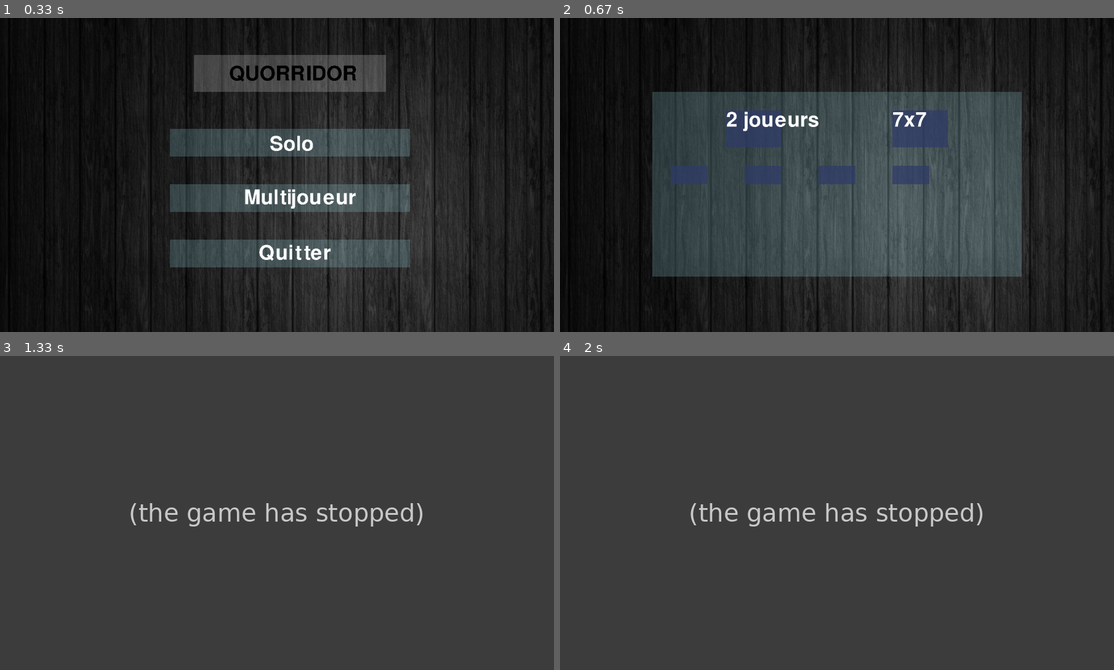
Above: before the commit, frames 1-4 (two rows, left to right).
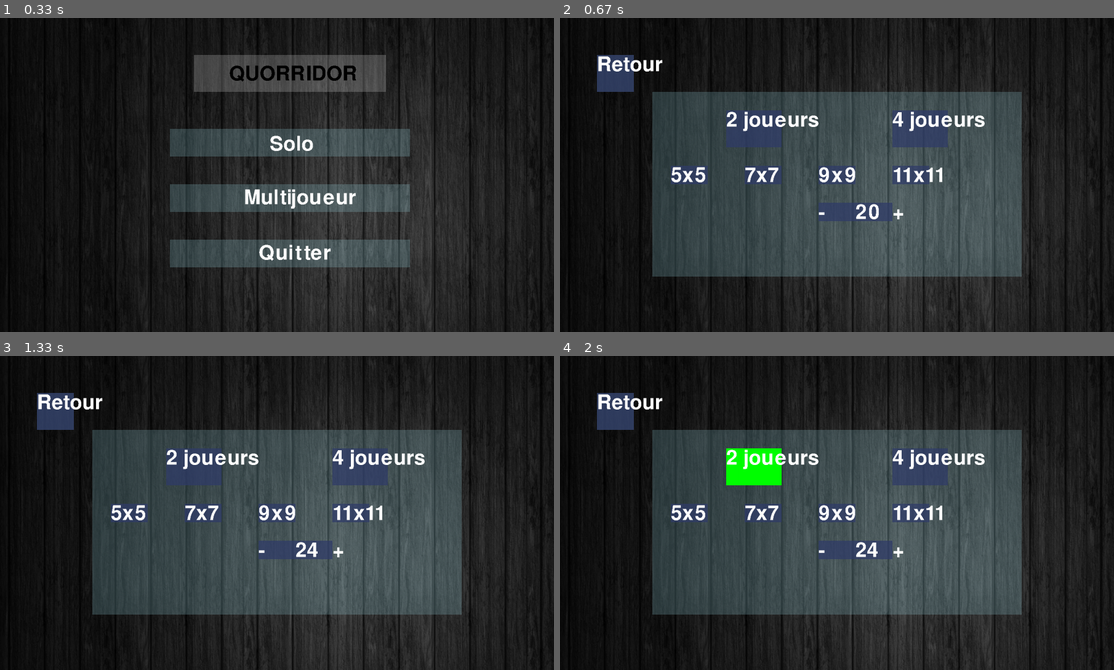
Above: after the commit, the same moments.

Repository: StaZyXx/ProjetFin1erAnnee
Game: pygame game, started from view_rework.py
The game is run twice, just before and just after one commit, with the same random seed, the same clock (stepped at 60 frames per second) and the same inputs.
Inputs (mouse positions are in pixels of both pictures, inside the frame that each line leads up to):
- Up to frame 1 (0.33 s): no input
- Up to frame 2 (0.67 s): click (842, 137) at 0.38 s
- Up to frame 3 (1.33 s): click (337, 550) at 1 s, where only the run after the commit has a clickable "+"
- Up to frame 4 (2 s): click "2 joueurs" at 1.58 s

Frame 1 is identical in both runs. In frame 2, 2.3% of the frame differs, in the area x 6-77%, y 11-65%; in frame 3, 68%, in the area x 0-100%, y 0-100%; in frame 4, 68%.
Error before the commit: AttributeError: 'View' object has no attribute '_View__get_nbr_player2' (view_rework.py line...; the game stopped at 1 s (later frames are placeholders)

Commit message:
parameter menu suite

Diff:
--- a/view_rework.py
+++ b/view_rework.py
@@ -1,7 +1,5 @@
 import pygame
 from pygame.locals import *
-
-import time
 
 
 class View:
@@ -13,9 +11,21 @@
         self.__DARK_BLUE = (57, 73, 116, 200)
         self.__GREEN = (0, 255, 0)
 
+        pygame.init()
+        self.__font = pygame.font.SysFont('./fonts/Carme.ttf', 80, bold=False)
+        pygame.display.set_caption("Quorridor")  # Nom de la fenêtre
+        self.__screen = pygame.display.set_mode((1500, 850))  # Définit la taille de la fenetre
+        self.__background = pygame.image.load("./assets/background.jpg").convert()  # Charge l'image
+
+        self.__size = (1500, 850)
+        self.__blue_image = pygame.Surface(self.__size, pygame.SRCALPHA)
+
+
+        self.boucle_home_page()
+
+    def boucle_home_page(self):
         self.home_page()
-
-        self.__button1 = 1
+        self.__running = True
         # Boucle du jeu
         while self.__running:
             for event in pygame.event.get():  # récupérer un event
@@ -29,22 +39,56 @@
                         self.__running = False
                         self.__mode = "solo"
                     elif self.__get_multiplayer.collidepoint(self.__cursor_pos):
-                        if self.__button1 == 1:
-                            print("multiplayer")
+                        self.__running = False
+                        self.__mode = "multiplayer"
                     elif self.__get_leave.collidepoint(self.__cursor_pos):
                         if self.__button1 == 1:
                             print("leave")
+                            pygame.quit()
 
         if self.__mode == "solo":
-            self.boucle_param_solo()
-
-
-
-    def boucle_param_solo(self):
+            self.boucle_param("solo")
+        if self.__mode == "multiplayer":
+            self.boucle_param("multiplayer")
+
+
+    def home_page(self):
+        self.__screen.blit(self.__background, (0, 0))
+
+        pygame.draw.rect(self.__blue_image, self.__WHITE, (525, 100, 520, 100))
+        self.__quorridor = self.__font.render('QUORRIDOR', False, (self.__BLACK))
+
+        self.__rect_solo = pygame.draw.rect(self.__blue_image, self.__BLUE, (460, 300, 650, 75))
+        self.__solo = self.__font.render('Solo', False, (self.__WHITE))
+        self.__get_solo = self.__solo.get_rect()
+        self.__get_solo.topleft = (700, 300)
+
+        pygame.draw.rect(self.__blue_image, self.__BLUE, (460, 450, 650, 75))
+        self.__multiplayer = self.__font.render('Multijoueur', False, (self.__WHITE))
+        self.__get_multiplayer = self.__multiplayer.get_rect()
+        self.__get_multiplayer.topleft = (700, 450)
+
+        pygame.draw.rect(self.__blue_image, self.__BLUE, (460, 600, 650, 75))
+        self.__leave = self.__font.render('Quitter', False, (self.__WHITE))
+        self.__get_leave = self.__leave.get_rect()
+        self.__get_leave.topleft = (700, 610)
+
+
+        self.__screen.blit(self.__blue_image, (0, 0))
+        self.__screen.blit(self.__quorridor, (620, 125))
+        self.__screen.blit(self.__solo, (730, 315))
+        self.__screen.blit(self.__multiplayer, (660, 460))
+        self.__screen.blit(self.__leave, (700, 610))
+
+        pygame.display.flip()  # Mettre a jour l'affichage
+
+    def boucle_param(self,mode):
         self.couleur_2players, self.couleur_4players = self.__DARK_BLUE, self.__DARK_BLUE
         self.__color_5x5,self.__color_7x7,self.__color_9x9,self.__color_11x11 = self.__DARK_BLUE, self.__DARK_BLUE,self.__DARK_BLUE, self.__DARK_BLUE
-        self.nbr_joueur = None
-        self.param_solo()
+        self.__nbr_joueur = None
+        self.__size = None
+        self.__nbr_barr = 20
+        self.param_game(mode)
         self.__running = True
         while self.__running:
             for event in pygame.event.get():  # récupérer un event
@@ -54,106 +98,128 @@
                 if event.type == pygame.MOUSEBUTTONDOWN:
                     self.__cursor_pos = pygame.mouse.get_pos()
                     #choix nombre de joueur
-                    if self.__get_nbr_player2.collidepoint(self.__cursor_pos):
+                    if self.__get_back.collidepoint(self.__cursor_pos):
+                        self.boucle_home_page()
+                    elif self.__get_nbr_player2.collidepoint(self.__cursor_pos):
                         self.couleur_2players = self.__GREEN
                         self.couleur_4players = self.__DARK_BLUE
-                        self.nbr_joueur = 2
-                        print(self.nbr_joueur)
-                        self.param_solo()
+                        self.__nbr_joueur = 2
                     elif self.__get_nbr_player4.collidepoint(self.__cursor_pos):
                         self.couleur_4players = self.__GREEN
                         self.couleur_2players = self.__DARK_BLUE
-                        self.nbr_joueur = 4
-                        print(self.nbr_joueur)
-                        self.param_solo()
-
-
-
-
-
-
-    def home_page(self):
-        pygame.init()
-        self.__font = pygame.font.SysFont('./fonts/Carme.ttf', 80, bold=False)
-        self.__running = True
-        pygame.display.set_caption("Quorridor")  # Nom de la fenêtre
-        self.__screen = pygame.display.set_mode((1500, 850))  # Définit la taille de la fenetre
-        self.__background = pygame.image.load("./assets/background.jpg").convert()  # Charge l'image
-        self.__screen.blit(self.__background, (0, 0))
-
-        self.__size = (1500, 850)
-        self.__blue_image = pygame.Surface(self.__size, pygame.SRCALPHA)
-        pygame.draw.rect(self.__blue_image, self.__WHITE, (525, 100, 520, 100))
-        self.__quorridor = self.__font.render('QUORRIDOR', False, (self.__BLACK))
-
-        self.__rect_solo = pygame.draw.rect(self.__blue_image, self.__BLUE, (460, 300, 650, 75))
-        self.__solo = self.__font.render('Solo', False, (self.__WHITE))
-        self.__get_solo = self.__solo.get_rect()
-        self.__get_solo.topleft = (700, 300)
-
-        pygame.draw.rect(self.__blue_image, self.__BLUE, (460, 450, 650, 75))
-        self.__multiplayer = self.__font.render('Multijoueur', False, (self.__WHITE))
-        self.__get_multiplayer = self.__multiplayer.get_rect()
-        self.__get_multiplayer.topleft = (700, 450)
-
-        pygame.draw.rect(self.__blue_image, self.__BLUE, (460, 600, 650, 75))
-        self.__leave = self.__font.render('Quitter', False, (self.__WHITE))
-        self.__get_leave = self.__leave.get_rect()
-        self.__get_leave.topleft = (1100, 500)
-
-        self.__screen.blit(self.__blue_image, (0, 0))
-        self.__screen.blit(self.__quorridor, (620, 125))
-        self.__screen.blit(self.__solo, (730, 315))
-        self.__screen.blit(self.__multiplayer, (660, 460))
-        self.__screen.blit(self.__leave, (700, 610))
-
-        pygame.display.flip()  # Mettre a jour l'affichage
-
-    def param_solo(self):
+                        self.__nbr_joueur = 4
+                    #choice size
+                    elif self.__get_size_5x5.collidepoint(self.__cursor_pos):
+                        self.__color_5x5, self.__color_7x7, self.__color_9x9, self.__color_11x11 = self.__GREEN, self.__DARK_BLUE, self.__DARK_BLUE, self.__DARK_BLUE
+                        self.__size = 5
+                    elif self.__get_size_7x7.collidepoint(self.__cursor_pos):
+                        self.__color_5x5, self.__color_7x7, self.__color_9x9, self.__color_11x11 = self.__DARK_BLUE,self.__GREEN, self.__DARK_BLUE, self.__DARK_BLUE
+                        self.__size = 7
+                    elif self.__get_size_9x9.collidepoint(self.__cursor_pos):
+                        self.__color_5x5, self.__color_7x7, self.__color_9x9, self.__color_11x11 = self.__DARK_BLUE, self.__DARK_BLUE, self.__GREEN, self.__DARK_BLUE
+                        self.__size = 9
+                    elif self.__get_size_11x11.collidepoint(self.__cursor_pos):
+                        self.__color_5x5, self.__color_7x7, self.__color_9x9, self.__color_11x11 = self.__DARK_BLUE, self.__DARK_BLUE, self.__DARK_BLUE, self.__GREEN
+                        self.__size = 11
+                    elif self.__get_less_barr.collidepoint(self.__cursor_pos):
+                        if self.__nbr_barr > 4 :
+                            self.__nbr_barr -= 4
+                    elif self.__get_more_barr.collidepoint(self.__cursor_pos):
+                        if self.__nbr_barr < 40 :
+                            self.__nbr_barr += 4
+
+                    self.param_game(mode)
+
+
+    def param_game(self,mode):
         self.nbr_joueur = 2
         pygame.init()
 
         self.__size = (1500, 850)
-        self.__blue_image = pygame.Surface(self.__size, pygame.SRCALPHA)
+        self.__blue_image2 = pygame.Surface(self.__size, pygame.SRCALPHA)
 
         #carré pricipale
-        pygame.draw.rect(self.__blue_image, self.__BLUE, (250, 200, 1000, 500))
+        pygame.draw.rect(self.__blue_image2, self.__BLUE, (250, 200, 1000, 500))
+
+        pygame.draw.rect(self.__blue_image2, self.__DARK_BLUE, (100, 100, 100, 100))
+        self.__back = self.__font.render('Retour', False, (self.__WHITE))
+        self.__get_back = self.__back.get_rect()
+        self.__get_back.topleft = (100, 100)
 
         #choix nombre de joueur
-        pygame.draw.rect(self.__blue_image, self.couleur_2players, (450,250, 150, 100))
-        pygame.draw.rect(self.__blue_image, self.couleur_4players, (900, 250, 150, 100))
-
-        self.__nbr_player2 = self.__font.render('2 joueurs', False, (self.__WHITE))
-        self.__get__nbr_player2 = self.__nbr_player2.get_rect()
-        self.__get__nbr_player2.topleft = (450, 250)
-
-        self.__nbr_player4 = self.__font.render('4 joueurs', False, (self.__WHITE))
-        self.__get__nbr_player4 = self.__nbr_player4.get_rect()
-        self.__get__nbr_player4.topleft = (900, 250)
+        if mode != "multiplayer":
+            pygame.draw.rect(self.__blue_image2, self.couleur_2players, (450,250, 150, 100))
+            pygame.draw.rect(self.__blue_image2, self.couleur_4players, (900, 250, 150, 100))
+
+            self.__nbr_player2 = self.__font.render('2 joueurs', False, (self.__WHITE))
+            self.__get_nbr_player2 = self.__nbr_player2.get_rect()
+            self.__get_nbr_player2.topleft = (450, 250)
+
+            self.__nbr_player4 = self.__font.render('4 joueurs', False, (self.__WHITE))
+            self.__get_nbr_player4 = self.__nbr_player4.get_rect()
+            self.__get_nbr_player4.topleft = (900, 250)
 
         #choix taille tableau
 
-        pygame.draw.rect(self.__blue_image, self.__color_5x5, (300, 400, 100, 50))
-        pygame.draw.rect(self.__blue_image, self.__color_7x7, (500, 400, 100, 50))
-        pygame.draw.rect(self.__blue_image, self.__color_9x9, (700,400, 100, 50))
-        pygame.draw.rect(self.__blue_image, self.__color_11x11, (900, 400, 100, 50))
+        pygame.draw.rect(self.__blue_image2, self.__color_5x5, (300, 400, 100, 50))
+        pygame.draw.rect(self.__blue_image2, self.__color_7x7, (500, 400, 100, 50))
+        pygame.draw.rect(self.__blue_image2, self.__color_9x9, (700,400, 100, 50))
+        pygame.draw.rect(self.__blue_image2, self.__color_11x11, (900, 400, 100, 50))
 
         self.__size_5x5 = self.__font.render('5x5', False, (self.__WHITE))
-        self.__get_size_5x5 = self.__multiplayer.get_rect()
-        self.__get_size_5x5.topleft = (450, 250)
-
-        self.__nbr_player4 = self.__font.render('7x7', False, (self.__WHITE))
-        self.__get__nbr_player4 = self.__multiplayer.get_rect()
-        self.__get__nbr_player4.topleft = (900, 250)
-
+        self.__get_size_5x5 = self.__size_5x5.get_rect()
+        self.__get_size_5x5.topleft = (300, 400)
+
+        self.__size_7x7 = self.__font.render('7x7', False, (self.__WHITE))
+        self.__get_size_7x7 = self.__size_7x7.get_rect()
+        self.__get_size_7x7.topleft = (500, 400)
+
+        self.__size_9x9 = self.__font.render('9x9', False, (self.__WHITE))
+        self.__get_size_9x9 = self.__size_9x9.get_rect()
+        self.__get_size_9x9.topleft = (700, 400)
+
+        self.__size_11x11 = self.__font.render('11x11', False, (self.__WHITE))
+        self.__get_size_11x11 = self.__size_11x11.get_rect()
+        self.__get_size_11x11.topleft = (900, 400)
+
+        #choix nombre barrière
+        pygame.draw.rect(self.__blue_image2, self.__DARK_BLUE, (700, 500, 200, 50))
+
+        self.__less_barr = self.__font.render('-', False, (self.__WHITE))
+        self.__get_less_barr = self.__less_barr.get_rect()
+        self.__get_less_barr.topleft = (700, 500)
+
+        #nbr_barr = str(self.__nbr_barr)
+        self.__show_nbr_barr = self.__font.render(str(self.__nbr_barr), False, (self.__WHITE))
+
+        self.__more_barr = self.__font.render('+', False, (self.__WHITE))
+        self.__get_more_barr = self.__more_barr.get_rect()
+        self.__get_more_barr.topleft = (900, 500)
 
 
         #ordre d'affichage
         self.__screen.blit(self.__background, (0, 0))
-        self.__screen.blit(self.__blue_image, (0, 0))
-        self.__screen.blit(self.__nbr_player2, (450, 250))
-        self.__screen.blit(self.__nbr_player4, (900, 250))
-
+        self.__screen.blit(self.__blue_image2, (0, 0))
+
+        #back
+        self.__screen.blit(self.__back, (100, 100))
+
+
+        #choice player
+        if mode != "multiplayer":
+            self.__screen.blit(self.__nbr_player2, (450, 250))
+            self.__screen.blit(self.__nbr_player4, (900, 250))
+
+        #choice size
+        self.__screen.blit(self.__size_5x5, (300, 400))
+        self.__screen.blit(self.__size_7x7, (500, 400))
+        self.__screen.blit(self.__size_9x9, (700, 400))
+        self.__screen.blit(self.__size_11x11, (900, 400))
+
+        # choice barr
+        self.__screen.blit(self.__less_barr, (700, 500))
+        self.__screen.blit(self.__show_nbr_barr, (800, 500))
+        self.__screen.blit(self.__more_barr, (900, 500))
 
 
         pygame.display.flip()  # Mettre a jour l'affichage
